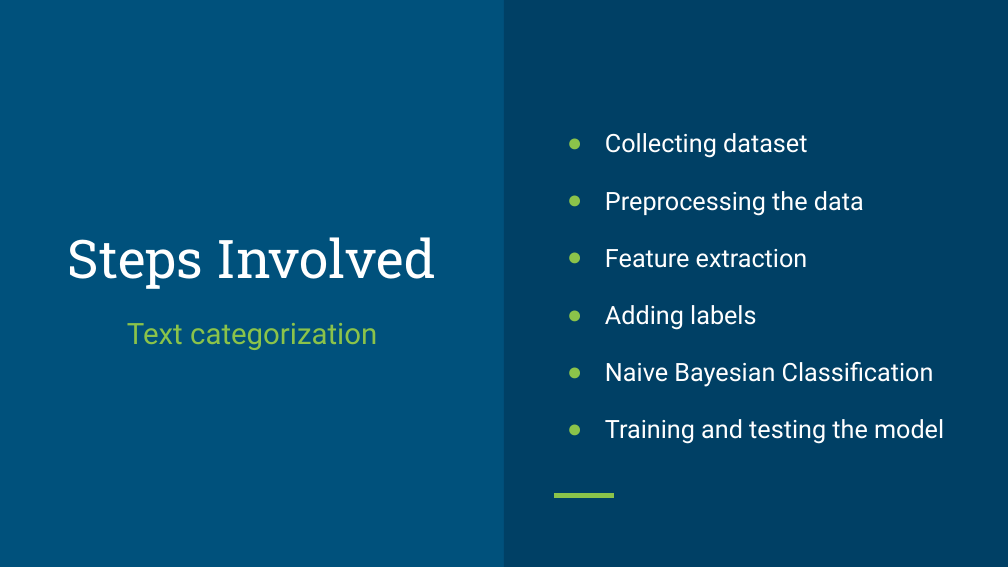
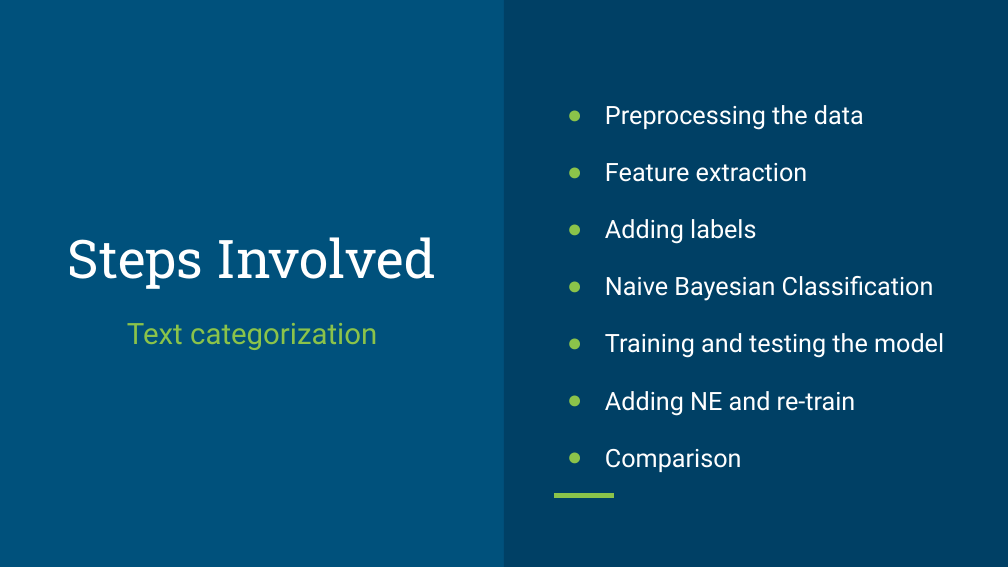
Before and after one commit to SivaK18/Semantic-Analysis, a slide deck: slide 2 of display.pptx. Drawn at 1008x567 pixels with LibreOffice and Linux fonts; fonts in the diff are those of the drawing. Boxes give left, top, right and bottom in pixels: in the first picture for what was removed or moved away, otherwise in the second. Text is boxed around its words. In the diff, an @@ line names an element or a change of style, - is before the commit and + after.

```diff
--- a/display.pptx
+++ b/display.pptx
@@ text at box(605, 105, 944, 358): less space between paragraphs @@
@@ text at box(605, 133, 807, 158): paragraph removed @@
-● Collecting dataset
@@ text at box(605, 391, 856, 472): paragraphs added @@
+● Adding NE and re-train
+● Comparison
```
Also in this commit, not shown: 2 other slides changed, 6 slides added, 2 slides removed, 3 other files.
